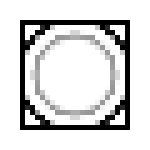
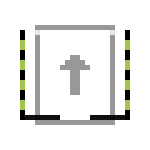
The second 150 x 150 image is a revision of the first. Changes to its layers:
added layer "Port Arrow" above "Sleeve Info" over 60, 55, 90, 95
hid group "cutter guide" (1 layers) over 20, 20, 130, 130
added group "slit marks port" with 1 layers above "cut marks land" over 20, 25, 130, 125
added layer "Layer 10 copy 4" in group "slit marks port" over 20, 25, 130, 125
